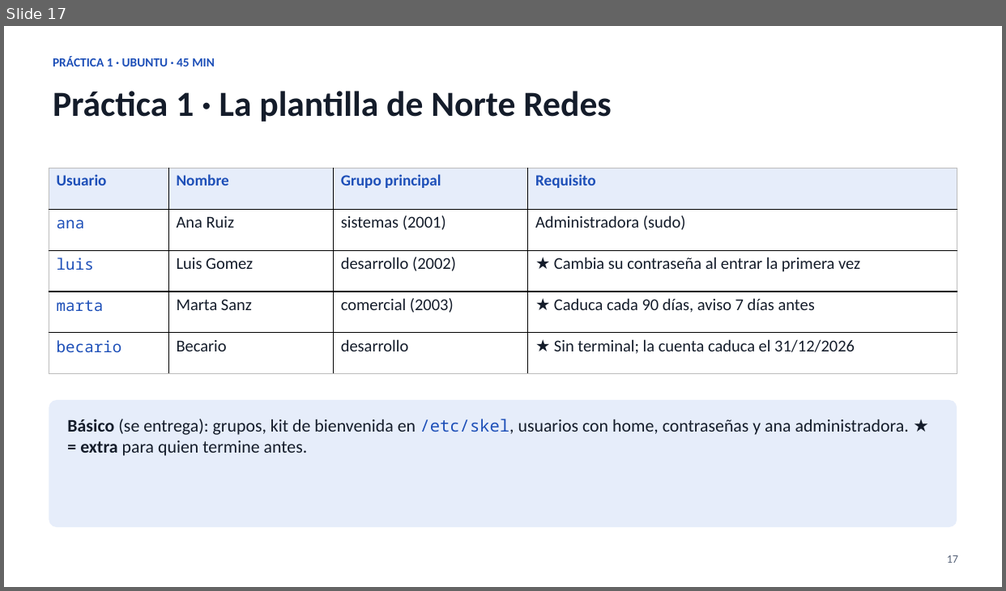
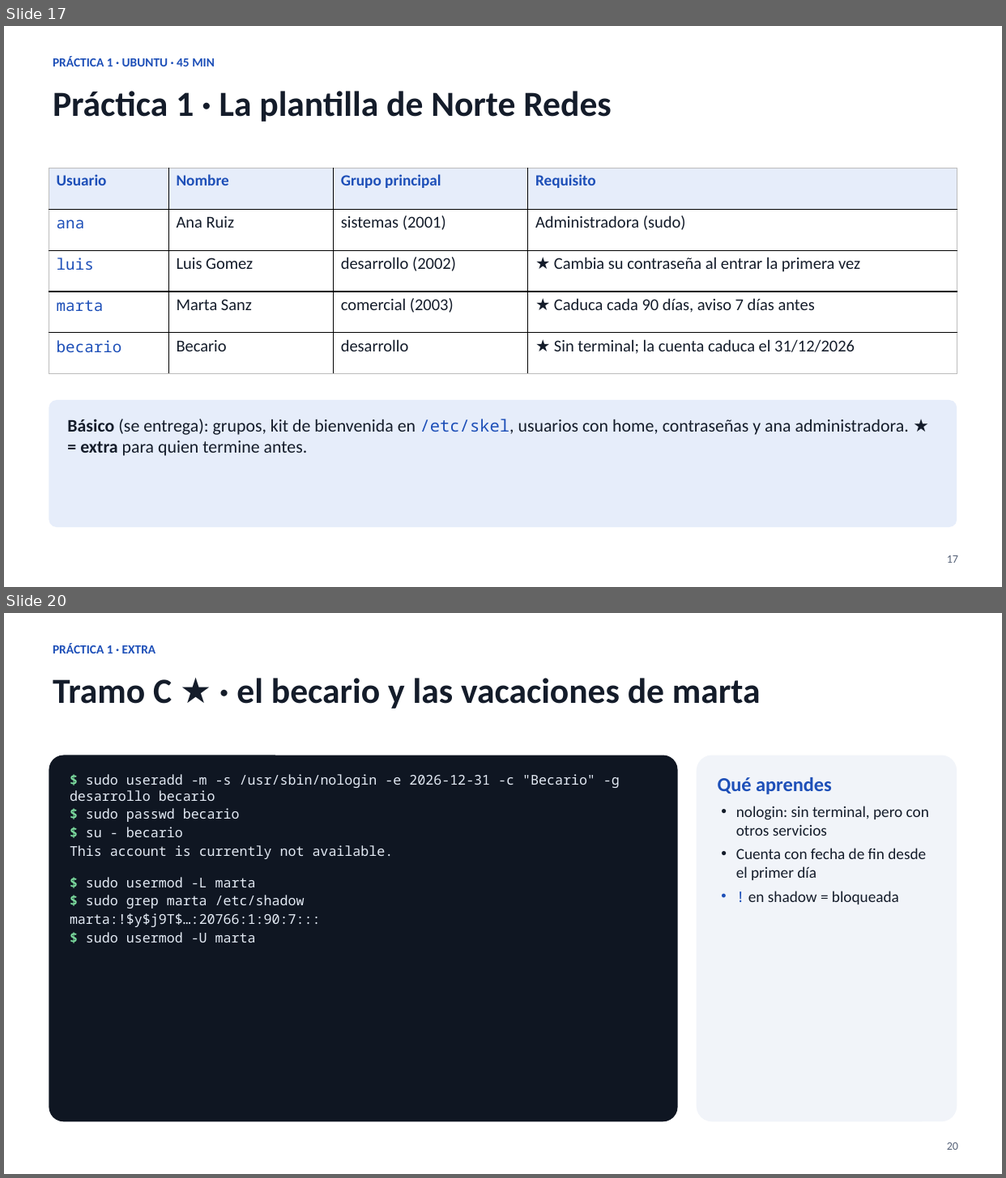
Before and after one commit to keespootes-cloud/norte-redes-lab, a slide deck: presentacion/Norte_Redes_UF2_Administracion_software_base.pptx. Shown one above the other, each under a label of ours: slide 17 before the commit, slides 17 and 20 after it; the slides between them are not shown. The pictures are 1006x591 and 1006x1178 pixels, drawn with LibreOffice and Linux fonts; fonts in the diff are those of the drawing. Boxes give left, top, right and bottom in pixels: in the first picture for what was removed or moved away, otherwise in the second. Text is boxed around its words. In the diff, an @@ line names an element or a change of style, - is before the commit and + after.

```diff
--- a/presentacion/Norte_Redes_UF2_Administracion_software_base.pptx
+++ b/presentacion/Norte_Redes_UF2_Administracion_software_base.pptx
@@ slide 20 added at [4,613,1002,1174], background #FFFFFF @@
@@ text added at [53,643,156,653], 12 pt, text #1D4FB8, bold @@
+PRÁCTICA 1 · EXTRA
@@ text added at [53,678,761,709], 34 pt, text #141C2A, bold @@
+Tramo C ★ · el becario y las vacaciones de marta
@@ rounded rectangle added at [49,756,678,1122], fill #0F1622, 13 pt, text #E3EAF4 @@
+$ sudo useradd -m -s /usr/sbin/nologin -e 2026-12-31 -c "Becario" -g desarrollo becario
+$ sudo passwd becario
+$ su - becario
+This account is currently not available.
+$ sudo usermod -L marta
+$ sudo grep marta /etc/shadow
+marta:!$y$j9T$…:20766:1:90:7:::
+$ sudo usermod -U marta
@@ rounded rectangle added at [697,756,957,1122], fill #F1F4F9, 15 pt, text #141C2A @@
+Qué aprendes
+• nologin: sin terminal, pero con otros servicios
+• Cuenta con fecha de fin desde el primer día
+• ! en shadow = bloqueada
@@ text added at [947,1143,958,1150], 11 pt, text #566278 @@
+20
```
Also in this commit, not shown: 18 slides changed, 5 other slides added, 1 slide removed, 4 other files.
